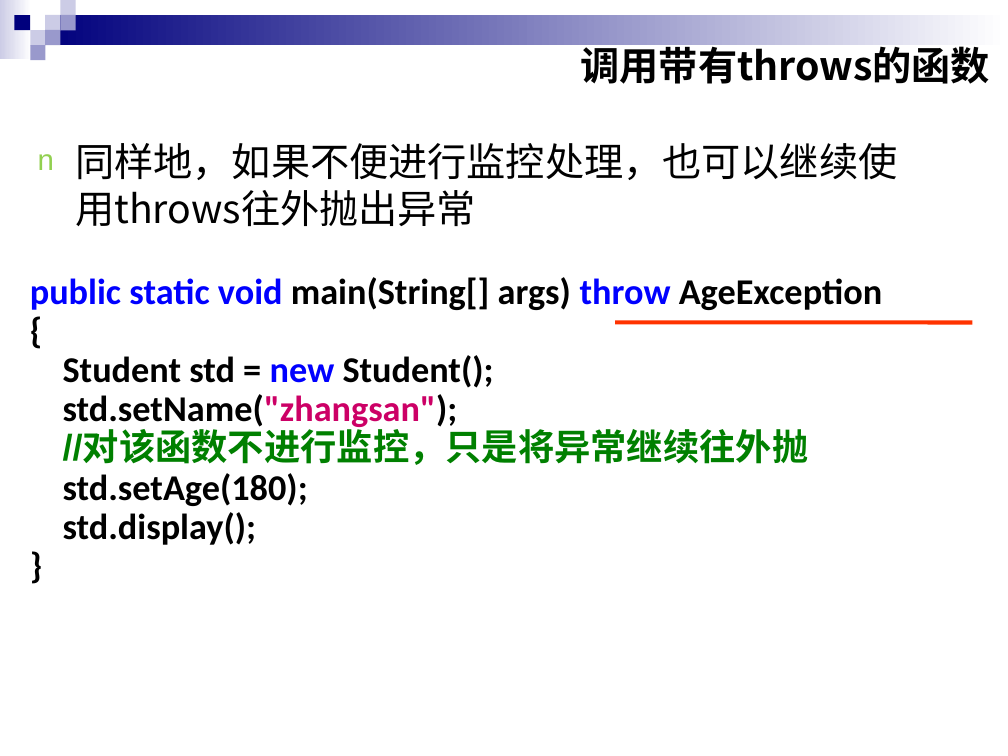
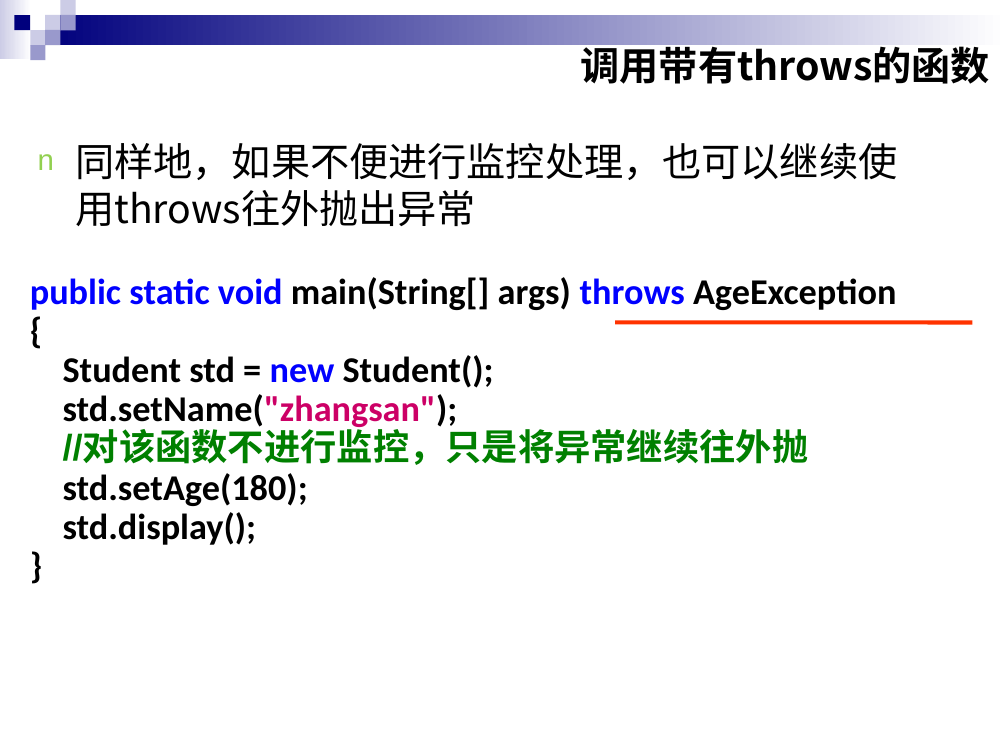
Before and after one commit to wjinshui/Network, a slide deck: slide 35 of PPTs/11-Java异常处理机制.ppt. Drawn at 1008x756 pixels with LibreOffice and Linux fonts; fonts in the diff are those of the drawing. Boxes give left, top, right and bottom in pixels: in the first picture for what was removed or moved away, otherwise in the second. Text is boxed around its words. In the diff, an @@ line names an element or a change of style, - is before the commit and + after.

```diff
--- a/PPTs/11-Java异常处理机制.ppt
+++ b/PPTs/11-Java异常处理机制.ppt
@@ text at (30, 277, 896, 310): text changed @@
-public static void main(String[] args) throw AgeException
+public static void main(String[] args) throws AgeException
```
Also in this commit, not shown: 1 other slide changed, 1 slide removed, 13 other files.
